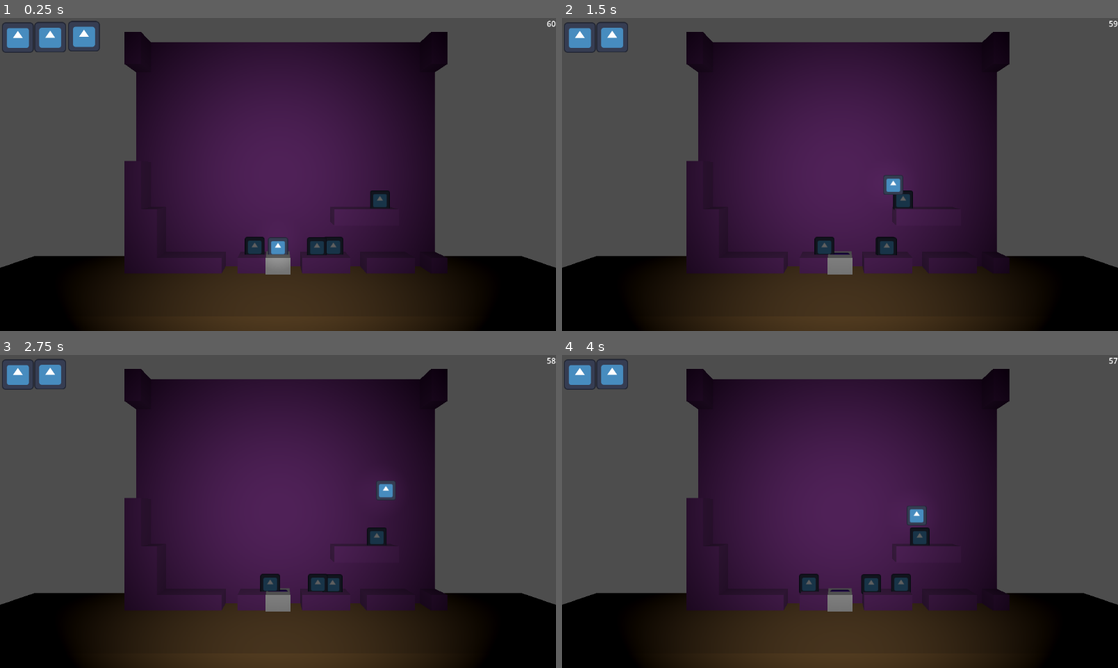
Above: before the commit, frames 1-4 (two rows, left to right).
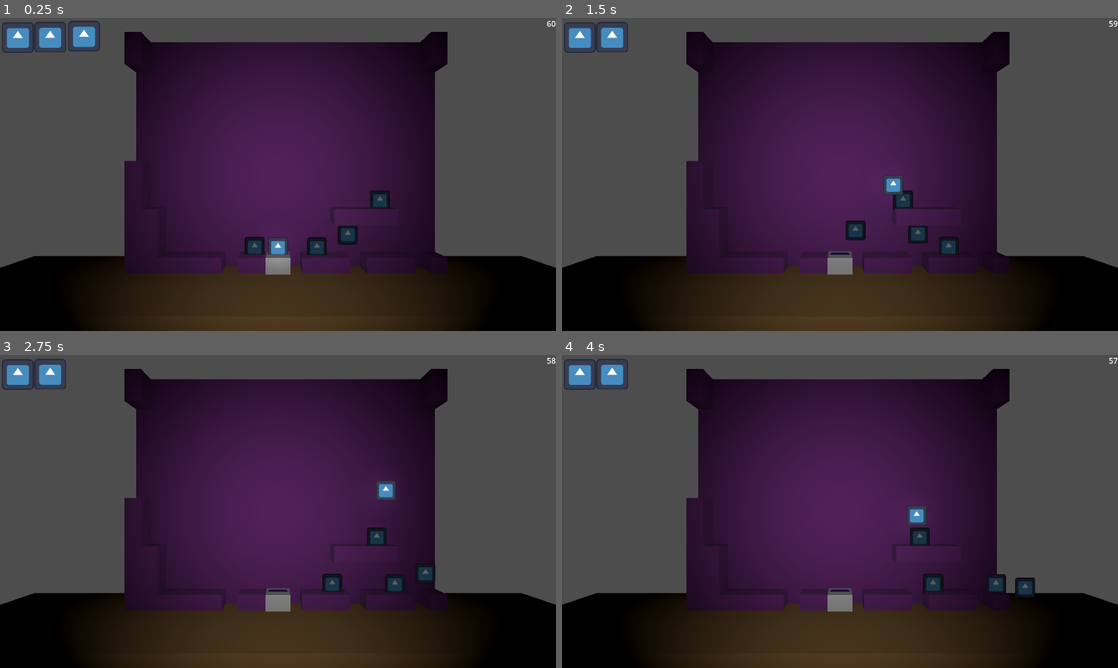
Above: after the commit, the same moments.

Repository: Dolphcode/ggj-2024
Game: Godot game, scene res://Scenes/game.tscn
The game is run twice, just before and just after one commit, with the same random seed, the same clock (stepped at 60 frames per second) and the same inputs. The engine's default icon, where the game draws it, is replaced by a stand-in: a white triangle on a blue panel in a dark square.
Inputs:
- Up to frame 1 (0.25 s): no input
- Up to frame 2 (1.5 s): tap Enter (ui_accept) at 0.5, 0.6 s; hold D (right) 0.53-1.28 s; tap Space (jump) at 0.77, 0.8, 1.07, 1.35 s; hold Down (ui_down) from 1.28 s (still down)
- Up to frame 3 (2.75 s): tap Space (jump) at 1.52, 1.82, 2.3 s; tap Enter (ui_accept) at 1.55, 2.1 s; release Down (ui_down) at 2.03 s; hold D (right) from 2.03 s (still down)
- Up to frame 4 (4 s): release D (right) at 2.78 s; hold Up (ui_up) 2.78-3.53 s; tap Enter (ui_accept) at 2.85 s; tap Space (jump) at 3.02, 3.32, 3.6, 3.77 s; hold A (left) from 3.53 s (still down)

The runs differ from the first frame. In frame 1, 0.3% of the frame differs, in the area x 58-65%, y 66-76%; in frame 2, 1.0%; in frame 3, 0.7%; in frame 4, 1.1%, in the area x 42-86%, y 70-78%.

Commit message:
Added enemy jump for leaping and climbing.

Diff:
--- a/Enemies/Scenes/parent_enemy.tscn
+++ b/Enemies/Scenes/parent_enemy.tscn
@@ -40,6 +40,11 @@
 
 [node name="JumpDetection" type="RayCast3D" parent="."]
 transform = Transform3D(-0.707107, -0.707107, 0, 0.707107, -0.707107, 0, 0, 0, 1, 0, 0, 0)
+collision_mask = 16
+
+[node name="LeapDetection" type="RayCast3D" parent="."]
+transform = Transform3D(-4.37114e-08, -1, 0, 1, -4.37114e-08, 0, 0, 0, 1, 1, -1, 0)
+collision_mask = 16
 
 [node name="WallDetection" type="Area3D" parent="."]
 collision_layer = 0
--- a/Enemies/Scirpts/parent_enemy.gd
+++ b/Enemies/Scirpts/parent_enemy.gd
@@ -7,6 +7,7 @@
 @onready var detect_platform = $LedgeDetection
 @onready var detect_Jump = $JumpDetection
 @onready var detect_Wall = $WallDetection
+@onready var detect_leap = $LeapDetection
 
 # For testing if a player has bopped this guy
 const PlayerClass = preload("res://Scripts/player.gd")
@@ -29,8 +30,13 @@
 
 # Called every frame. 'delta' is the elapsed time since the previous frame.
 func _process(delta):
-	if !detect_platform.is_colliding():
-		turn = true
+	# detect if enemy is on the edge
+	if !detect_platform.is_colliding() and is_on_floor():
+		# if there is a block to jump to
+		if detect_leap.is_colliding():
+			jump = true
+		else:
+			turn = true
 	else:
 		turn = false
 
@@ -43,9 +49,6 @@
 		velocity.y -= gravity * delta
 
 	# Handle jump.
-	#if Input.is_action_just_pressed("ui_accept") and is_on_floor():
-	#	velocity.y = JUMP_VELOCITY
-
 	# Get the input direction and handle the movement/deceleration.
 	# Direction
 
@@ -59,11 +62,18 @@
 	else:
 		velocity.x = move_toward(velocity.x, 0, SPEED)
 
+	if jump:
+		velocity.y = JUMP_VELOCITY
+		jump = false
+		velocity.x = direction.x * SPEED
 	move_and_slide()
 
 func _on_wall_detection_body_entered(body):
 	print("Wall!")
-	scale.x = scale.x * -1
+	if detect_Jump.is_colliding():
+		scale.x = scale.x * -1
+	else:
+		jump = true
 
 
 func _on_head_body_entered(body):
